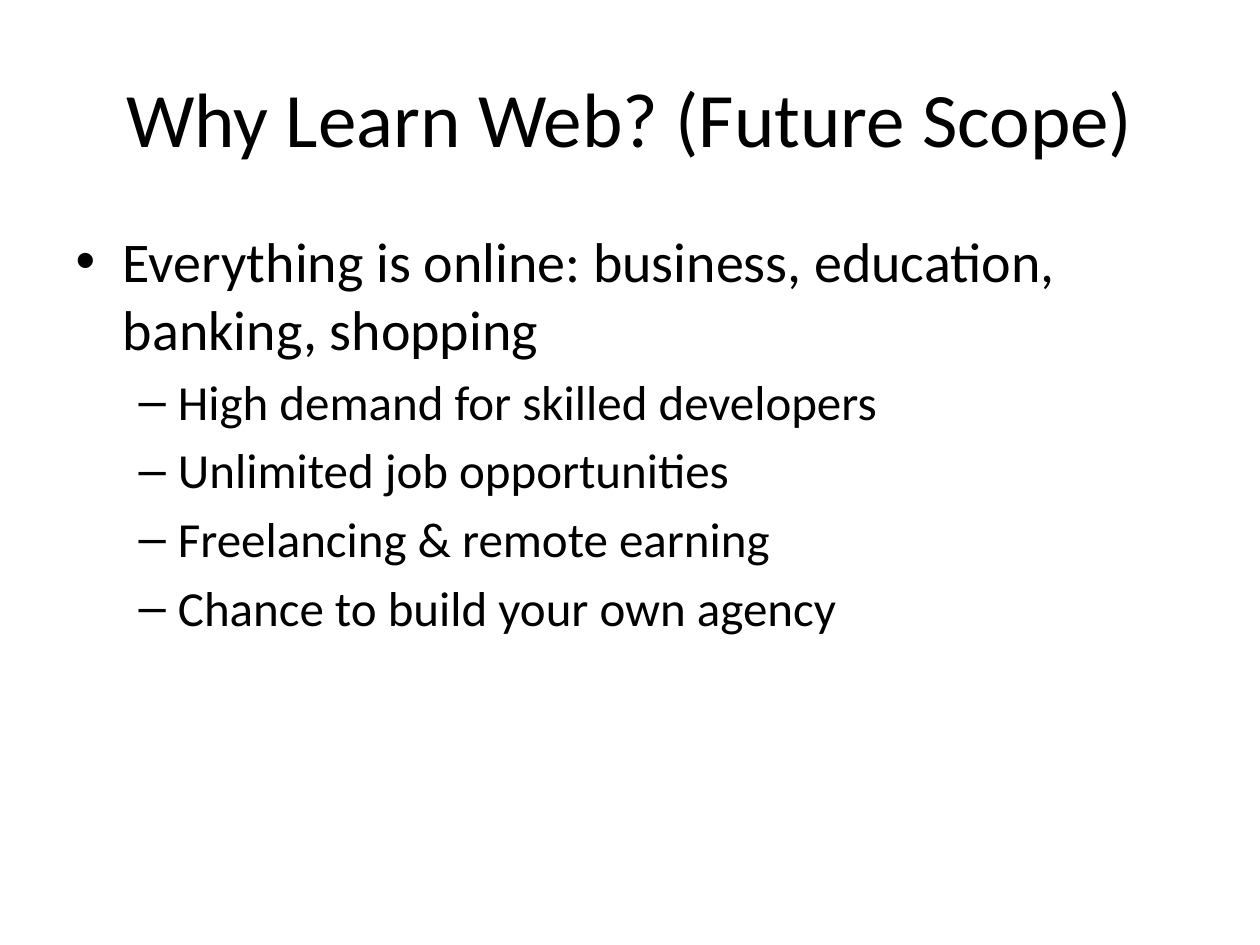
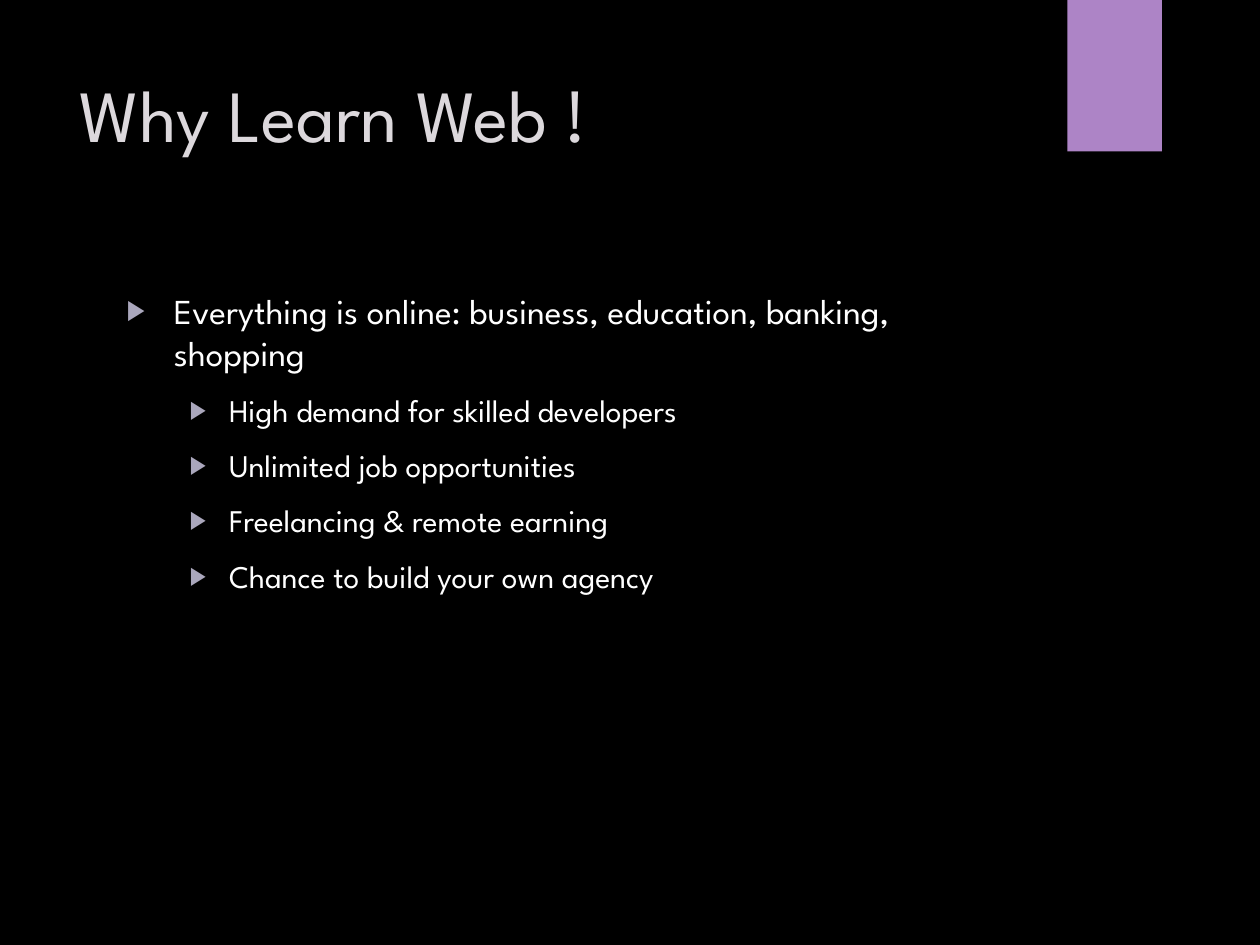
Before and after one commit to CodingBySahil/CorvitSystemPeshawarWeb, a slide deck: slide 7 of Web Designing Course/demo/Web_Designing_Demo_Class_Presentation.pptx (slide 4 before the commit). Drawn at 1260x945 pixels with LibreOffice and Linux fonts; fonts in the diff are those of the drawing; background and template pictures are left out. Boxes give left, top, right and bottom in pixels: in the first picture for what was removed or moved away, otherwise in the second. Text is boxed around its words. In the diff, an @@ line names an element or a change of style, - is before the commit and + after.

```diff
--- a/Web Designing Course/demo/Web_Designing_Demo_Class_Presentation.pptx
+++ b/Web Designing Course/demo/Web_Designing_Demo_Class_Presentation.pptx
@@ background #FFFFFF to picture (left out) @@
@@ rectangle added at (1067, 0, 1162, 151), fill #AD84C6 @@
@@ title "Why Learn Web !" at (79, 91, 546, 158): vertical alignment middle to top @@
@@ title at (79, 91, 546, 158): text changed; size 44 to 42 pt; font Calibri to League Spartan; text colour #000000 to #DCD8DC @@
-Why Learn Web? (Future Scope)
+Why Learn Web !
@@ text "Everything is online: business, education, ...": place and size @@
-text "Everything is online: business, education, ..." at (123, 243, 1054, 635)
+text "Everything is online: business, education, ..." at (174, 300, 889, 595)
@@ text "Everything is online: business, education, ..." at (174, 300, 889, 595): size 32 to 20 pt in "Everything is online: business, education, banking, shopping"; font Calibri to League Spartan, text colour #000000 to #FFFFFF; size 28 to 18 pt in "High demand for skilled developers", "Unlimited job opportunities", "Freelancing & remote earning", "Chance to build your own agency"; bullet • to ▶; more space between paragraphs; bullet – to ▶ @@
```
Also in this commit, not shown: 9 other slides changed, 5 slides added.
